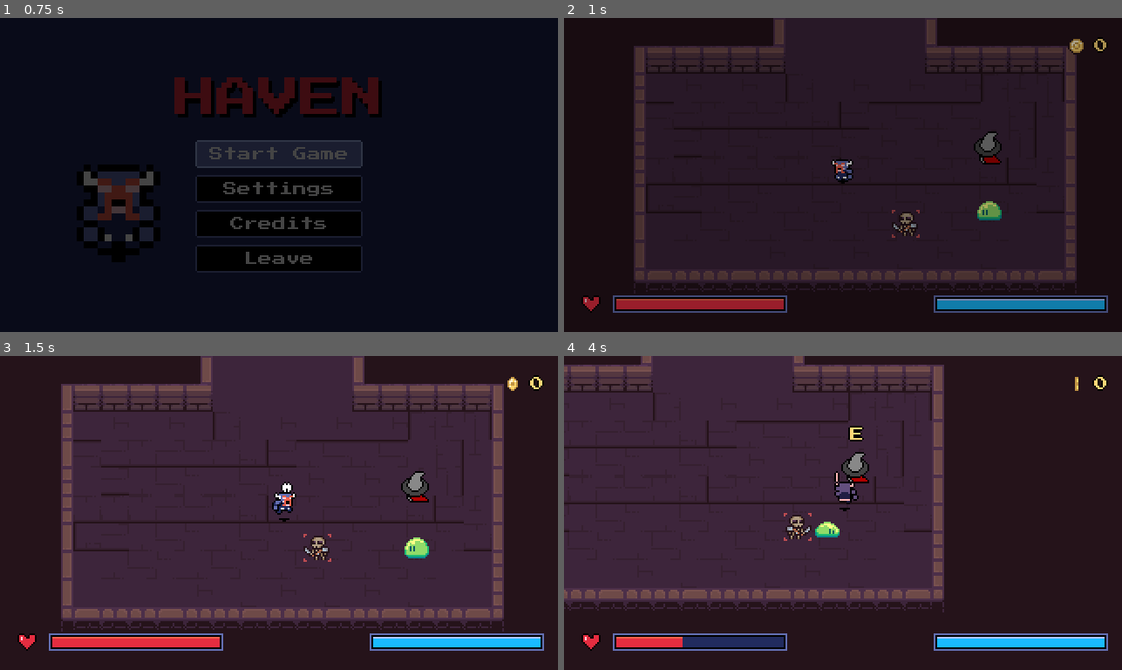
Above: before the commit, frames 1-4 (two rows, left to right).
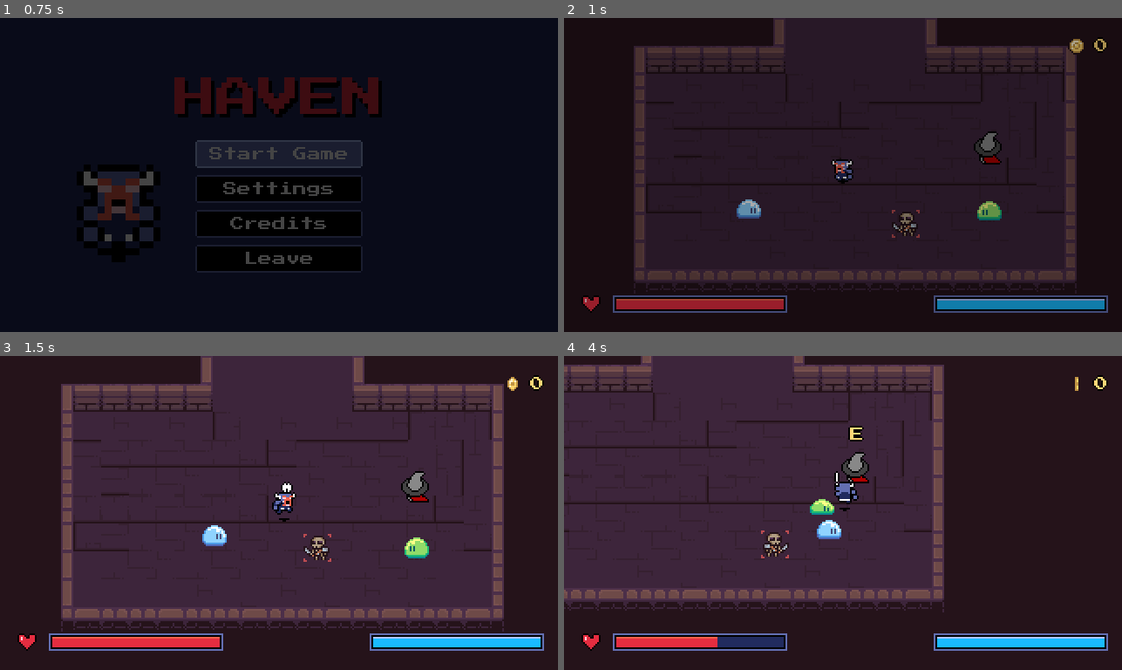
Above: after the commit, the same moments.

Repository: DaEpickid540/haven-2026
Game: Godot game, scene res://Scenes/main.tscn
Same seed, same stepped clock (60 frames per second), same inputs: the game is played once before the commit and once after it.
Inputs (mouse positions are in pixels of both pictures, inside the frame that each line leads up to):
- Up to frame 1 (0.75 s): click "Start Game" at 0.5 s
- Up to frame 2 (1 s): no input
- Up to frame 3 (1.5 s): move the mouse to (401, 497) at 1.27 s; hold Right (right) from 1.28 s (still down); tap J (attack) at 1.35 s; click (401, 497) at 1.42 s
- Up to frame 4 (4 s): move the mouse to (731, 528) at 2.02 s; release Right (right) at 2.03 s; hold Down (down) 2.03-2.78 s; tap J (attack) at 2.1, 3.05, 3.8 s; move the mouse to (898, 443) at 2.77 s; hold Right (right) 2.78-3.53 s; hold X (dash) 2.78-3.53 s; move the mouse to (815, 575) at 3.52 s; hold Up (up) from 3.53 s (still down); tap E (interact) at 3.6 s; click (815, 575) at 3.67 s

Frame 1 is identical in both runs. In frame 2, 0.2% of the frame differs, in the area x 30-36%, y 57-64%; in frame 3, 0.2%; in frame 4, 1.3%, in the area x 21-53%, y 37-93%.

Commit message:
Update blue slime

Diff:
--- a/Scenes/dunegon_hub.tscn
+++ b/Scenes/dunegon_hub.tscn
@@ -3,11 +3,12 @@
 [ext_resource type="Texture2D" uid="uid://chw2o8hrbwh8d" path="res://Assets/2D Pixel Dungeon Asset Pack/character and tileset/Dungeon_Tileset.png" id="1_4hdsq"]
 [ext_resource type="Script" uid="uid://dbny122ne7k8l" path="res://Scenes/dunegon_hub.gd" id="1_j46jl"]
 [ext_resource type="PackedScene" uid="uid://bwx5y3sqfe8k8" path="res://Scenes/player.tscn" id="2_mry4j"]
+[ext_resource type="PackedScene" uid="uid://db0fpjasttonn" path="res://enemy.tscn" id="4_37qhs"]
 [ext_resource type="PackedScene" uid="uid://d3wpnvgylt40e" path="res://Scenes/LeaveHubModal.tscn" id="4_leave"]
 [ext_resource type="PackedScene" uid="uid://q5pxe0da1c0p" path="res://Scenes/shopkeeper.tscn" id="5_37qhs"]
 [ext_resource type="PackedScene" uid="uid://cqundqlt10qo0" path="res://Scenes/shop.tscn" id="5_shop"]
-[ext_resource type="PackedScene" uid="uid://db0fpjasttonn" path="res://enemy.tscn" id="4_37qhs"]
 [ext_resource type="PackedScene" path="res://Scenes/skeleton.tscn" id="6_skel"]
+[ext_resource type="PackedScene" uid="uid://d1w04finjod5s" path="res://slime_blue.tscn" id="9_7sj57"]
 
 [sub_resource type="TileSetAtlasSource" id="TileSetAtlasSource_mry4j"]
 texture = ExtResource("1_4hdsq")
@@ -156,13 +157,16 @@
 [node name="Shopkeeper" parent="." unique_id=1705568422 instance=ExtResource("5_37qhs")]
 position = Vector2(244, 80)
 
-[node name="Shop" parent="." instance=ExtResource("5_shop")]
+[node name="Shop" parent="." unique_id=1734087060 instance=ExtResource("5_shop")]
 
 [node name="Slime" parent="." unique_id=1620705969 instance=ExtResource("4_37qhs")]
 position = Vector2(245, 108)
 
-[node name="Skeleton" parent="." instance=ExtResource("6_skel")]
+[node name="Skeleton" parent="." unique_id=1392494296 instance=ExtResource("6_skel")]
 position = Vector2(200, 120)
+
+[node name="SlimeBlue" parent="." unique_id=1556184731 instance=ExtResource("9_7sj57")]
+position = Vector2(101, 109)
 
 [connection signal="begin_descent" from="." to="LeaveHubModal" method="open"]
 [connection signal="entered" from="LeaveHubModal" to="." method="_on_leave_hub_modal_entered"]
--- /dev/null
+++ b/Scripts/slime_blue.gd
@@ -0,0 +1,106 @@
+extends CharacterBody2D
+
+@export var speed := 45.0
+@export var faces_right := false
+@export var detected_range = 64.0
+@export var stop_distance := 16.0
+@export var max_health := 3
+@export var contact_damage := 0.5
+@export var attack_interval := 0.5
+
+@onready var sprite_2d: Sprite2D = $Sprite2D
+@onready var animation_tree: AnimationTree = $AnimationTree
+@onready var playback = animation_tree.get("parameters/StateMachine/playback") as AnimationNodeStateMachinePlayback
+@onready var ray_cast_2d: RayCast2D = $RayCast2D
+@onready var damage_area: Area2D = $DamageArea
+@onready var animation_player: AnimationPlayer = $AnimationPlayer
+var dying = false
+
+var health: int
+var _attack_cooldown := 0.0
+
+func _ready() -> void:
+	dying=false
+	health = max_health
+
+func _physics_process(delta: float) -> void:
+	if dying:
+		return
+
+	_attack_cooldown = maxf(_attack_cooldown - delta, 0.0)
+	velocity = Vector2.ZERO
+	# Chase
+	if can_see_player():
+		var to_player := ray_cast_2d.global_transform.basis_xform(ray_cast_2d.target_position)
+		if to_player.length() > stop_distance:
+			velocity = to_player.normalized() * speed
+		else:
+			_try_attack_player(get_player())
+		if to_player.x != 0.0:
+			sprite_2d.scale.x = sign(to_player.x) * (1 if faces_right else -1)
+	move_and_slide()
+	damage_overlapping_player()
+
+# Contact
+func damage_overlapping_player() -> void:
+	for other_area in damage_area.get_overlapping_areas():
+		var player := other_area.get_parent() as Player
+		if player != null and other_area.name == "Hurtbox":
+			_try_attack_player(player)
+			return
+
+func get_player() -> Player:
+	return get_tree().get_first_node_in_group("player")
+
+func is_player_in_range() -> bool:
+	var result = false
+	var player: = get_player()
+
+	if player is Player:
+		var distance_to_player = global_position.distance_to(player.global_position)
+		if distance_to_player < detected_range:
+			result = true
+	return result
+
+func can_see_player() ->bool:
+	if not is_player_in_range():
+		return false
+	var player := get_player()
+	ray_cast_2d.target_position = ray_cast_2d.to_local(player.global_position)
+	ray_cast_2d.force_raycast_update()  # Refresh
+	return not ray_cast_2d.is_colliding() or ray_cast_2d.get_collider() == player
+
+
+func take_damage(amount: int) -> void:
+	if dying:
+		return
+
+	health -= amount
+	if health <= 0:
+		dying = true
+		velocity = Vector2.ZERO
+		animation_tree.active = false
+		damage_area.set_deferred("monitoring", false)
+		animation_player.play(&"death")
+		await animation_player.animation_finished
+		queue_free()
+		return
+
+	var flash := create_tween()
+	flash.tween_property(sprite_2d, "modulate", Color(1, 0.35, 0.35), 0.08)
+	flash.tween_property(sprite_2d, "modulate", Color.WHITE, 0.12)
+
+
+func _on_damage_area_entered(other_area: Area2D) -> void:
+	var player := other_area.get_parent() as Player
+	if player != null and other_area.name == "Hurtbox":
+		_try_attack_player(player)
+
+
+
+func _try_attack_player(player: Player) -> void:
+	if _attack_cooldown > 0.0:
+		return
+
+	_attack_cooldown = attack_interval
+	player.take_damage(contact_damage)
--- a/enemy.tscn
+++ b/enemy.tscn
@@ -109,33 +109,33 @@
 motion_mode = 1
 script = ExtResource("1_4gyqm")
 
-[node name="Sprite2D" type="Sprite2D" parent="." unique_id=80382903]
+[node name="Sprite2D" type="Sprite2D" parent="." unique_id=80382903 groups=["enemy"]]
 texture = ExtResource("1_7k104")
 hframes = 7
 vframes = 2
 frame = 6
 
-[node name="AnimationPlayer" type="AnimationPlayer" parent="." unique_id=629370387]
+[node name="AnimationPlayer" type="AnimationPlayer" parent="." unique_id=629370387 groups=["enemy"]]
 root_node = NodePath("../Sprite2D")
 libraries/ = SubResource("AnimationLibrary_epg4t")
 
-[node name="CollisionShape2D" type="CollisionShape2D" parent="." unique_id=584054671]
+[node name="CollisionShape2D" type="CollisionShape2D" parent="." unique_id=584054671 groups=["enemy"]]
 position = Vector2(0, 3)
 shape = SubResource("CircleShape2D_fkybt")
 
-[node name="AnimationTree" type="AnimationTree" parent="." unique_id=1229563384]
+[node name="AnimationTree" type="AnimationTree" parent="." unique_id=1229563384 groups=["enemy"]]
 root_node = NodePath("../Sprite2D")
 tree_root = SubResource("AnimationNodeBlendTree_3agft")
 advance_expression_base_node = NodePath("..")
 anim_player = NodePath("../AnimationPlayer")
 
-[node name="RayCast2D" type="RayCast2D" parent="." unique_id=300324515]
+[node name="RayCast2D" type="RayCast2D" parent="." unique_id=300324515 groups=["enemy"]]
 target_position = Vector2(-17, 0)
 
-[node name="DamageArea" type="Area2D" parent="." unique_id=1159431271]
+[node name="DamageArea" type="Area2D" parent="." unique_id=1159431271 groups=["enemy"]]
 collision_layer = 4
 collision_mask = 2
 
-[node name="CollisionShape2D" type="CollisionShape2D" parent="DamageArea" unique_id=2062662106]
+[node name="CollisionShape2D" type="CollisionShape2D" parent="DamageArea" unique_id=2062662106 groups=["enemy"]]
 position = Vector2(1, 4)
 shape = SubResource("CircleShape2D_a5u4x")
--- /dev/null
+++ b/slime_blue.tscn
@@ -0,0 +1,139 @@
+[gd_scene format=3 uid="uid://d1w04finjod5s"]
+
+[ext_resource type="Script" uid="uid://c81evyc304yt4" path="res://Scripts/slime_blue.gd" id="1_b4wiw"]
+[ext_resource type="Texture2D" uid="uid://cevv4k1q0ovwv" path="res://Assets/Platformer Slimes v2.0/Spritesheets/16x16/Idle/Idle_Blue.png" id="2_b4wiw"]
+
+[sub_resource type="Animation" id="Animation_4gyqm"]
+length = 0.9
+step = 0.1
+tracks/0/type = "value"
+tracks/0/imported = false
+tracks/0/enabled = true
+tracks/0/path = NodePath(".:frame")
+tracks/0/interp = 1
+tracks/0/loop_wrap = true
+tracks/0/keys = {
+"times": PackedFloat32Array(0),
+"transitions": PackedFloat32Array(1),
+"update": 1,
+"values": [6]
+}
+
+[sub_resource type="Animation" id="Animation_qi2p4"]
+resource_name = "death"
+step = 0.1
+tracks/0/type = "value"
+tracks/0/imported = false
+tracks/0/enabled = true
+tracks/0/path = NodePath(".:frame")
+tracks/0/interp = 1
+tracks/0/loop_wrap = true
+tracks/0/keys = {
+"times": PackedFloat32Array(0, 0.3, 0.5, 0.7, 0.9),
+"transitions": PackedFloat32Array(1, 1, 1, 1, 1),
+"update": 1,
+"values": [6, 7, 8, 9, 10]
+}
+
+[sub_resource type="Animation" id="Animation_iifgy"]
+resource_name = "idle"
+length = 0.6
+loop_mode = 1
+step = 0.1
+tracks/0/type = "value"
+tracks/0/imported = false
+tracks/0/enabled = true
+tracks/0/path = NodePath(".:frame")
+tracks/0/interp = 1
+tracks/0/loop_wrap = true
+tracks/0/keys = {
+"times": PackedFloat32Array(0, 0.1, 0.2, 0.3, 0.4, 0.5),
+"transitions": PackedFloat32Array(1, 1, 1, 1, 1, 1),
+"update": 1,
+"values": [0, 1, 2, 3, 4, 5]
+}
+
+[sub_resource type="AnimationLibrary" id="AnimationLibrary_11g03"]
+_data = {
+&"RESET": SubResource("Animation_4gyqm"),
+&"death": SubResource("Animation_qi2p4"),
+&"idle": SubResource("Animation_iifgy")
+}
+
+[sub_resource type="CircleShape2D" id="CircleShape2D_i0o7n"]
+radius = 7.071068
+
+[sub_resource type="AnimationNodeAnimation" id="AnimationNodeAnimation_4gyqm"]
+animation = &"idle"
+
+[sub_resource type="AnimationNodeStateMachineTransition" id="AnimationNodeStateMachineTransition_epg4t"]
+advance_mode = 2
+
+[sub_resource type="AnimationNodeStateMachine" id="AnimationNodeStateMachine_7k104"]
+states/idle/node = SubResource("AnimationNodeAnimation_4gyqm")
+states/idle/position = Vector2(415.33334, 70)
+transitions = ["Start", "idle", SubResource("AnimationNodeStateMachineTransition_epg4t")]
+
+[sub_resource type="AnimationNodeAnimation" id="AnimationNodeAnimation_7k104"]
+animation = &"idle"
+
+[sub_resource type="AnimationNodeStateMachineTransition" id="AnimationNodeStateMachineTransition_4gyqm"]
+advance_mode = 2
+
+[sub_resource type="AnimationNodeStateMachineTransition" id="AnimationNodeStateMachineTransition_qi2p4"]
+advance_mode = 2
+advance_expression = "can_see_player()"
+
+[sub_resource type="AnimationNodeStateMachineTransition" id="AnimationNodeStateMachineTransition_iifgy"]
+advance_mode = 2
+advance_expression = "not can_see_player()"
+
+[sub_resource type="AnimationNodeStateMachine" id="AnimationNodeStateMachine_qi2p4"]
+states/Chase/node = SubResource("AnimationNodeStateMachine_7k104")
+states/Chase/position = Vector2(398.66666, 200.66666)
+states/idle/node = SubResource("AnimationNodeAnimation_7k104")
+states/idle/position = Vector2(398.66666, 101.333336)
+transitions = ["Start", "idle", SubResource("AnimationNodeStateMachineTransition_4gyqm"), "idle", "Chase", SubResource("AnimationNodeStateMachineTransition_qi2p4"), "Chase", "idle", SubResource("AnimationNodeStateMachineTransition_iifgy")]
+
+[sub_resource type="AnimationNodeBlendTree" id="AnimationNodeBlendTree_ytqsa"]
+graph_offset = Vector2(-502.4641, -77.43173)
+nodes/StateMachine/node = SubResource("AnimationNodeStateMachine_qi2p4")
+nodes/StateMachine/position = Vector2(-59.724117, 133.29341)
+node_connections = [&"output", 0, &"StateMachine"]
+
+[sub_resource type="CircleShape2D" id="CircleShape2D_80q1b"]
+
+[node name="SlimeBlue" type="CharacterBody2D" unique_id=1556184731 groups=["enemy"]]
+motion_mode = 1
+script = ExtResource("1_b4wiw")
+
+[node name="Sprite2D" type="Sprite2D" parent="." unique_id=2098987288]
+texture = ExtResource("2_b4wiw")
+hframes = 7
+vframes = 2
+frame = 6
+
+[node name="AnimationPlayer" type="AnimationPlayer" parent="." unique_id=135081827]
+root_node = NodePath("../Sprite2D")
+libraries/ = SubResource("AnimationLibrary_11g03")
+
+[node name="CollisionShape2D" type="CollisionShape2D" parent="." unique_id=59992974]
+position = Vector2(0, 3)
+shape = SubResource("CircleShape2D_i0o7n")
+
+[node name="AnimationTree" type="AnimationTree" parent="." unique_id=531815826]
+root_node = NodePath("../Sprite2D")
+tree_root = SubResource("AnimationNodeBlendTree_ytqsa")
+advance_expression_base_node = NodePath("..")
+anim_player = NodePath("../AnimationPlayer")
+
+[node name="RayCast2D" type="RayCast2D" parent="." unique_id=1500129010]
+target_position = Vector2(-17, 0)
+
+[node name="DamageArea" type="Area2D" parent="." unique_id=1429499885]
+collision_layer = 4
+collision_mask = 2
+
+[node name="CollisionShape2D" type="CollisionShape2D" parent="DamageArea" unique_id=104825205]
+position = Vector2(1, 4)
+shape = SubResource("CircleShape2D_80q1b")
Not shown, added: Scripts/slime_blue.gd.uid
